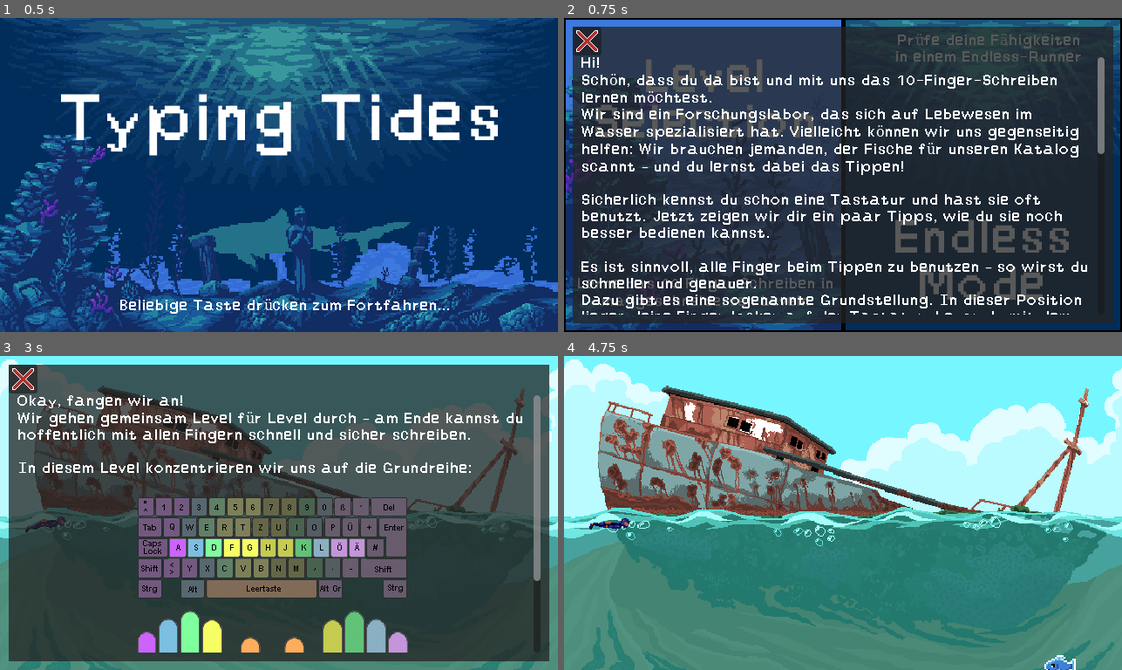
Above: before the commit, frames 1-4 (two rows, left to right).
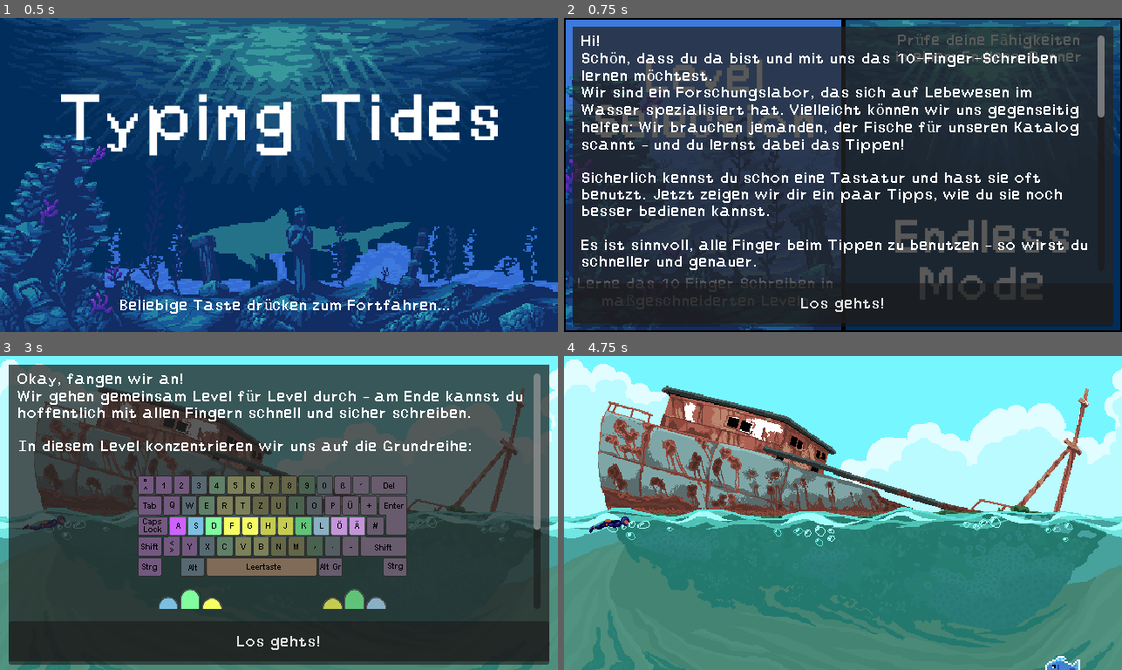
Above: after the commit, the same moments.

Repository: lehmius/typing-tides
Game: Godot game, scene res://scenes/game.tscn
The game is run twice, just before and just after one commit, with the same random seed, the same clock (stepped at 60 frames per second) and the same inputs. The engine's default icon, where the game draws it, is replaced by a stand-in: a white triangle on a blue panel in a dark square.
Inputs (mouse positions are in pixels of both pictures, inside the frame that each line leads up to; where the layout moved, square brackets give the same spot in the first picture):
- Up to frame 1 (0.5 s): no input
- Up to frame 2 (0.75 s): tap Enter at 0.5 s; move the mouse to (965, 159) at 0.52 s; click (965, 159) at 0.67 s
- Up to frame 3 (3 s): click (279, 641) [22, 377] at 1.25 s; tap Space at 2 s; move the mouse to (167, 528) at 2.02 s; click (167, 528) at 2.17 s; click (78, 434) at 2.75 s
- Up to frame 4 (4.75 s): click (843, 641) [586, 377] at 3.5 s; move the mouse to (898, 443) at 4.27 s; click (898, 443) at 4.42 s

Frame 1 is identical in both runs. In frame 2, 18% of the frame differs, in the area x 1-99%, y 2-99%; in frame 3, 24%; in frame 4, 0.3%.

Commit message:
Changed popup close button to be more encouraging.

Diff:
--- a/scenes/informational_popup.tscn
+++ b/scenes/informational_popup.tscn
@@ -17,20 +17,30 @@
 layout_mode = 1
 ui_element = NodePath("..")
 
-[node name="MarginContainer" type="MarginContainer" parent="Popup"]
-layout_mode = 2
+[node name="VBoxContainer" type="VBoxContainer" parent="Popup"]
+layout_mode = 0
 offset_left = 10.0
-offset_top = 35.0
+offset_top = 10.0
 offset_right = 630.0
 offset_bottom = 350.0
-size_flags_vertical = 3
+
+[node name="MarginContainer" type="MarginContainer" parent="Popup/VBoxContainer"]
+layout_mode = 2
+size_flags_vertical = 6
 theme_override_constants/margin_left = 10
 theme_override_constants/margin_top = 10
 theme_override_constants/margin_right = 10
 theme_override_constants/margin_bottom = 10
 
-[node name="RichTextLabel" type="RichTextLabel" parent="Popup/MarginContainer"]
+[node name="RichTextLabel" type="RichTextLabel" parent="Popup/VBoxContainer/MarginContainer"]
+custom_minimum_size = Vector2(0, 270)
 layout_mode = 2
 theme_override_constants/line_separation = 3
 theme_override_fonts/normal_font = ExtResource("2_l0x12")
 bbcode_enabled = true
+
+[node name="Button" type="Button" parent="Popup/VBoxContainer"]
+custom_minimum_size = Vector2(0, 50)
+layout_mode = 2
+size_flags_vertical = 8
+text = "Los gehts!"
--- a/scenes/popup.tscn
+++ b/scenes/popup.tscn
@@ -1,7 +1,6 @@
-[gd_scene load_steps=5 format=3 uid="uid://bkb2d7senllgm"]
+[gd_scene load_steps=4 format=3 uid="uid://bkb2d7senllgm"]
 
 [ext_resource type="Script" uid="uid://cikus2vrw26ci" path="res://scripts/popup.gd" id="1_4ebxx"]
-[ext_resource type="Texture2D" uid="uid://usv1sjsmbp53" path="res://assets/levels/menu_screens/cross.png" id="2_gxv0h"]
 [ext_resource type="PackedScene" uid="uid://eks7rlb74et5" path="res://scenes/pause_component.tscn" id="3_gxv0h"]
 
 [sub_resource type="StyleBoxFlat" id="StyleBoxFlat_cpc1a"]
@@ -28,13 +27,4 @@
 offset_bottom = -10.0
 theme_override_styles/panel = SubResource("StyleBoxFlat_cpc1a")
 
-[node name="Button" type="Button" parent="Panel"]
-layout_mode = 1
-anchors_preset = -1
-offset_right = 25.0
-offset_bottom = 25.0
-icon = ExtResource("2_gxv0h")
-
 [node name="PauseComponent" parent="." instance=ExtResource("3_gxv0h")]
-
-[connection signal="button_down" from="Panel/Button" to="." method="_on_button_button_down"]
--- a/scripts/gameover_popup.gd
+++ b/scripts/gameover_popup.gd
@@ -1,12 +1,9 @@
 extends Control
 
-@onready var popup: Control = $Popup
 @onready var restart_button:Button = $Popup/VBoxContainer/CenterContainer/HBoxContainer/MarginContainer/RestartButton
 @onready var menu_button: Button = $Popup/VBoxContainer/CenterContainer/HBoxContainer/MarginContainer2/MenuButton
 
 func _ready() -> void:
-	popup.close_button.process_mode = 4
-	popup.close_button.hide()
 	restart_button.set_levelID_to_current()
 	menu_button.set_scene_to_be_loaded(-3)
 	SignalBus.deleteMenus.connect(deleteSelf)
--- a/scripts/informational_popup.gd
+++ b/scripts/informational_popup.gd
@@ -2,10 +2,17 @@
 class_name InformationalPopup
 
 @export var info: LevelData
-@onready var rich_text_label:RichTextLabel = $Popup/MarginContainer/RichTextLabel
+@onready var rich_text_label:RichTextLabel = $Popup/VBoxContainer/MarginContainer/RichTextLabel
+@onready var button: Button = $Popup/VBoxContainer/Button
 
 func _ready() -> void:
 	set_text(info.text)
+	button.pressed.connect(_on_button_down)
+
+
+func _on_button_down() -> void:
+	GlobalState.setUpaused()
+	self.queue_free()
 
 ## Sets the text of the popup panel to the text passed to the function
 ##
@@ -15,3 +22,6 @@
 	info.text += " " + text
 	rich_text_label.clear()
 	rich_text_label.append_text(text)
+
+func hoverSound() -> void:
+	SignalBus.buttonHover.emit()
--- a/scripts/levelover_popup.gd
+++ b/scripts/levelover_popup.gd
@@ -1,13 +1,10 @@
 extends Control
 
-@onready var popup: Control = $Popup
 @onready var restart_button:Button = $Popup/VBoxContainer/CenterContainer/HBoxContainer/MarginContainer/RestartButton
 @onready var menu_button: Button = $Popup/VBoxContainer/CenterContainer/HBoxContainer/MarginContainer2/MenuButton
 @onready var next_level_button: Button = $Popup/VBoxContainer/CenterContainer/HBoxContainer/MarginContainer3/NextLevelButton
 
 func _ready() -> void:
-	popup.close_button.process_mode = 4
-	popup.close_button.hide()
 	restart_button.set_levelID_to_current()
 	menu_button.set_scene_to_be_loaded(-3)
 	next_level_button.set_scene_to_be_loaded(int(GameStateHandler.getCurrentLevel()+1))
--- a/scripts/popup.gd
+++ b/scripts/popup.gd
@@ -2,17 +2,7 @@
 
 extends Control
 
-@onready var close_button: Button = $Panel/Button
 @export var ui_element:Control
 
 func _ready() -> void:
 	GlobalState.setPaused()
-	close_button.mouse_entered.connect(hoverSound)
-
-
-func hoverSound() -> void:
-	SignalBus.buttonHover.emit()
-
-func _on_button_button_down() -> void:
-	GlobalState.setUpaused()
-	ui_element.queue_free()
